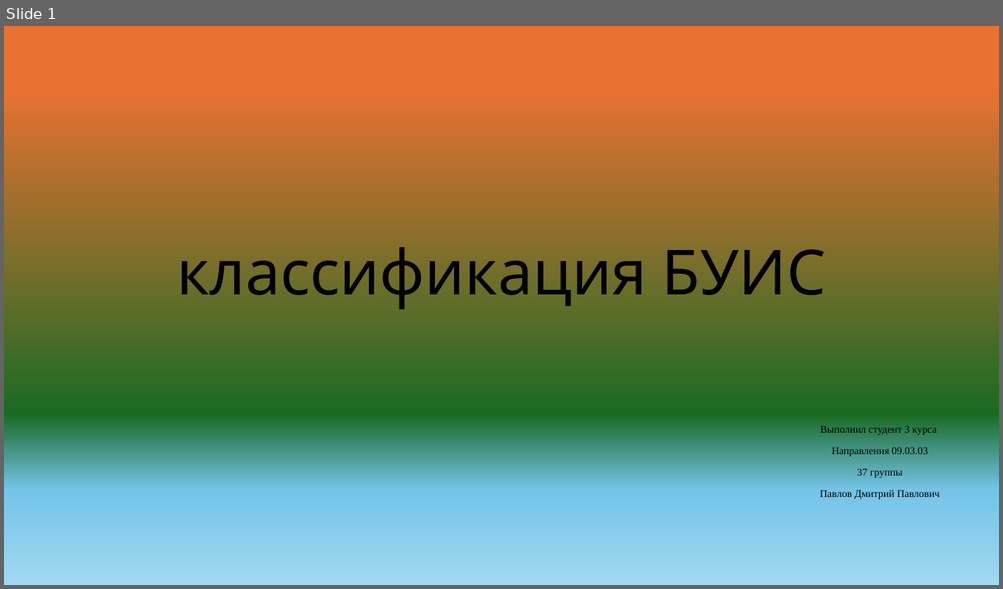
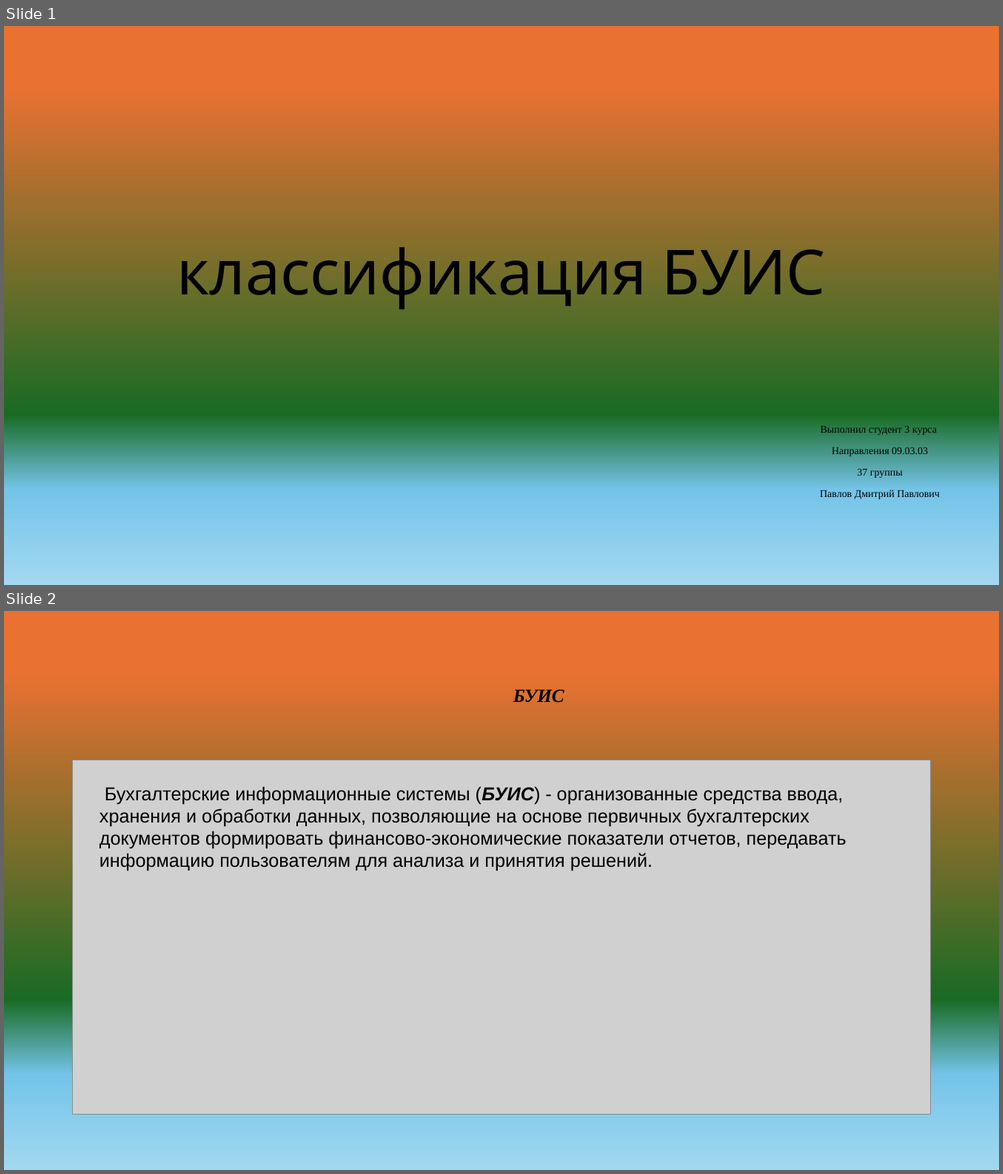
Before and after one commit to Di-Liks/Classification-of-BUIS, a slide deck: классификация БУИС.pptx. Shown one above the other, each under a label of ours: slide 1 before the commit, slides 1 and 2 after it. The pictures are 1003x589 and 1003x1174 pixels, drawn with LibreOffice and Linux fonts; fonts in the diff are those of the drawing; grey boxes stand for pictures. Boxes give left, top, right and bottom in pixels: in the first picture for what was removed or moved away, otherwise in the second. Text is boxed around its words. In the diff, an @@ line names an element or a change of style, - is before the commit and + after.

```diff
--- a/классификация БУИС.pptx
+++ b/классификация БУИС.pptx
@@ slide 2 added at <box>4,611,999,1170</box>, background gradient #E97132 to #196B24 to #74C4E9 to #A2D8F0 @@
@@ title added at <box>513,689,564,703</box>, 18 pt, text #000000, bold, italic @@
+БУИС
@@ picture added at <box>73,760,930,1116</box> @@
@@ text added at <box>99,786,846,871</box>, 18 pt, text #000000 @@
+Бухгалтерские информационные системы (БУИС) - организованные средства ввода, хранения и обработки данных, позволяющие на основе первичных бухгалтерских документов формировать финансово-экономические показатели отчетов, передавать информацию пользователям для анализа и принятия решений.
```
Also in this commit, not shown: 6 slides changed.
